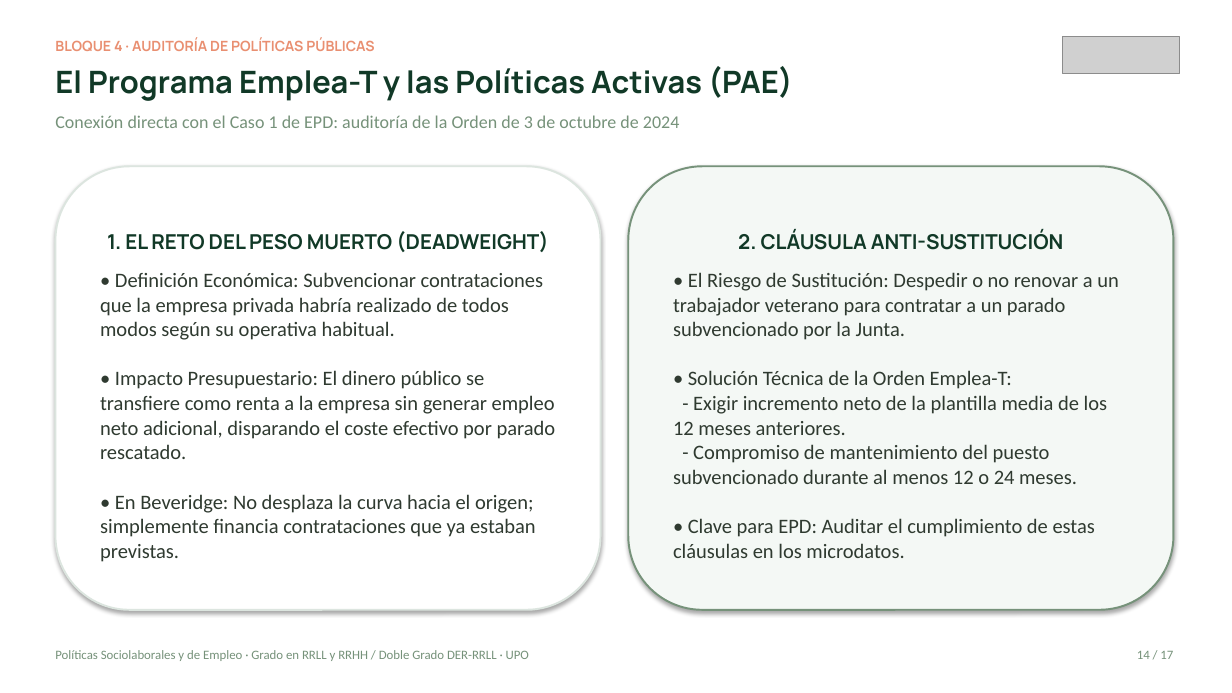
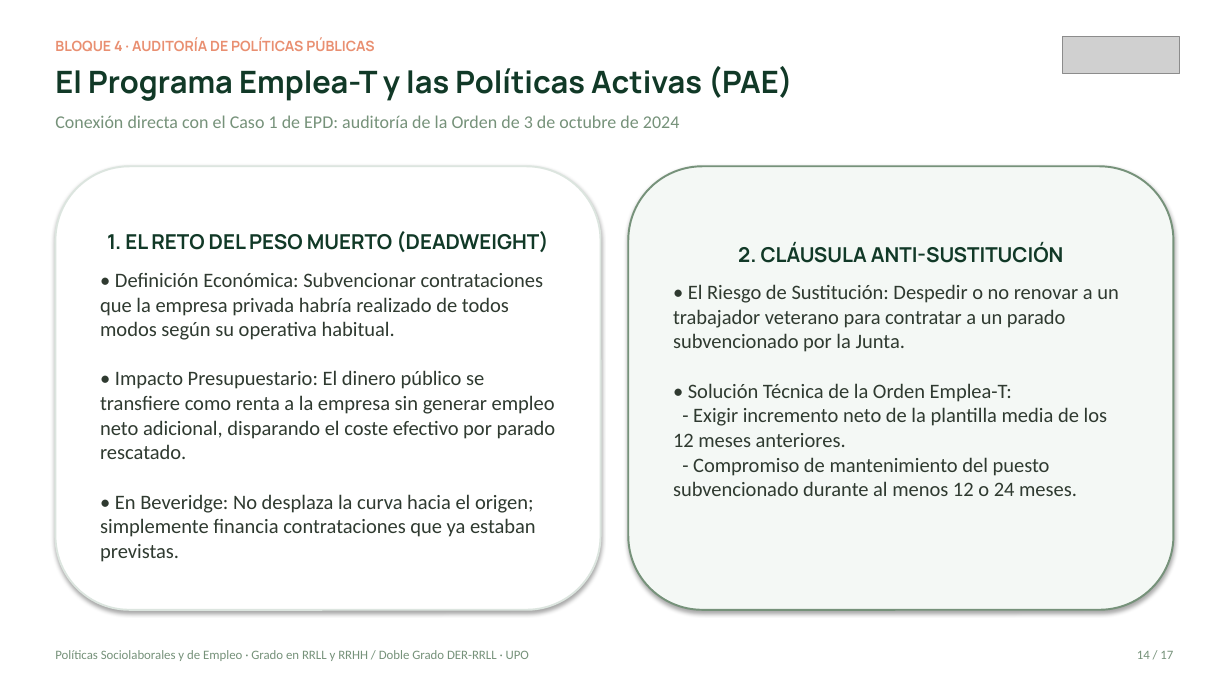
Before and after one commit to mhidper/PSSLL2627, a slide deck: slide 15 of Temas EB/Sesiones EB/Sesion 05/Sesion 05 - La Curva de Beveridge y Emparejamiento Laboral.pptx. Drawn at 1232x693 pixels with LibreOffice and Linux fonts; fonts in the diff are those of the drawing; grey boxes stand for pictures. Boxes give left, top, right and bottom in pixels: in the first picture for what was removed or moved away, otherwise in the second. Text is boxed around its words. In the diff, an @@ line names an element or a change of style, - is before the commit and + after.

```diff
--- a/Temas EB/Sesiones EB/Sesion 05/Sesion 05 - La Curva de Beveridge y Emparejamiento Laboral.pptx
+++ b/Temas EB/Sesiones EB/Sesion 05/Sesion 05 - La Curva de Beveridge y Emparejamiento Laboral.pptx
@@ text in rounded rectangle at <box>673,284,1119,496</box>: text changed @@
-• El Riesgo de Sustitución: Despedir o no renovar a un trabajador veterano para contratar a un parado subvencionado por la Junta.
-• Solución Técnica de la Orden Emplea-T:
-- Exigir incremento neto de la plantilla media de los 12 meses anteriores.
-- Compromiso de mantenimiento del puesto subvencionado durante al menos 12 o 24 meses.
-• Clave para EPD: Auditar el cumplimiento de estas cláusulas en los microdatos.
+• El Riesgo de Sustitución: Despedir o no renovar a un trabajador veterano para contratar a un parado subvencionado por la Junta.
+• Solución Técnica de la Orden Emplea-T:
+- Exigir incremento neto de la plantilla media de los 12 meses anteriores.
+- Compromiso de mantenimiento del puesto subvencionado durante al menos 12 o 24 meses.
```
Also in this commit, not shown: 4 other slides changed, 13 other files.
